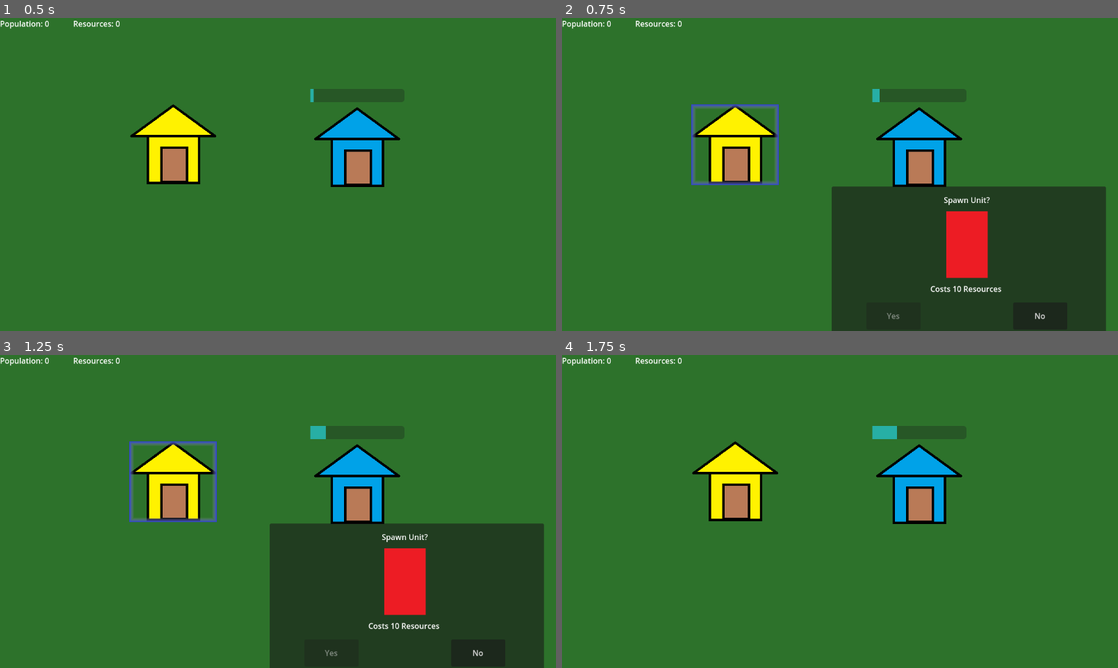
Above: before the commit, frames 1-4 (two rows, left to right).
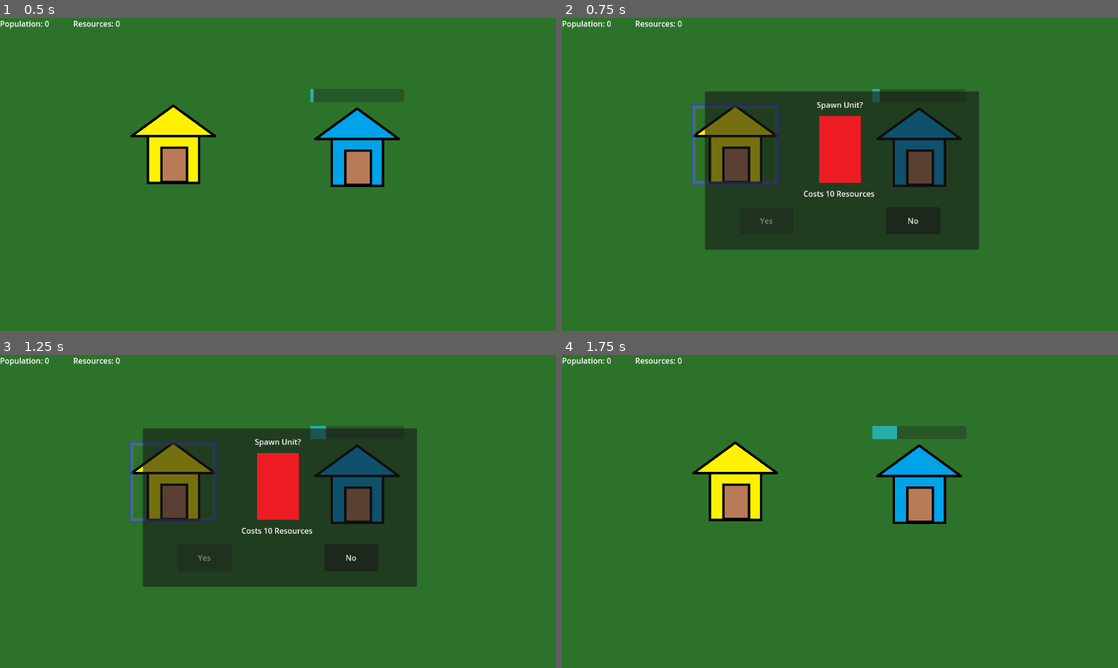
Above: after the commit, the same moments.

Repository: slowingwand28/Godot-Projects
Game: Godot game, scene res://World/world.tscn
The game is run twice, just before and just after one commit, with the same random seed, the same clock (stepped at 60 frames per second) and the same inputs. The project has no main scene, so this scene is started directly.
Inputs (mouse positions are in pixels of both pictures, inside the frame that each line leads up to):
- Up to frame 1 (0.5 s): no input
- Up to frame 2 (0.75 s): tap Enter at 0.5 s; move the mouse to (734, 158) at 0.52 s; press the mouse at (734, 158) at 0.53 s
- Up to frame 3 (1.25 s): no input
- Up to frame 4 (1.75 s): release the mouse at (734, 495) at 1.25 s; click "No" at 1.25 s

Frame 1 is identical in both runs. In frame 2, 37% of the frame differs, in the area x 25-98%, y 23-100%; in frame 3, 37%; in frame 4, nothing differs.

Commit message:
slight tweeks

Diff:
--- a/rts-game/Faction1/Buildings/Test unit spawner/unit_spawner.gd
+++ b/rts-game/Faction1/Buildings/Test unit spawner/unit_spawner.gd
@@ -31,10 +31,11 @@
 	mouseEntered = false
 
 func openMenu():
-	if not self.has_node("Unit Spawn Menu"):
+	var path = get_tree().get_root().get_node("World/UI")
+	if not path.has_node("Unit Spawn Menu"):
 		var spawnMenu = menu.instantiate()
 		spawnMenu.housePos = position
-		self.add_child(spawnMenu)
+		path.add_child(spawnMenu)
 
 
 func startTimer():
--- a/rts-game/Game/Menus/unit_spawn_menu.tscn
+++ b/rts-game/Game/Menus/unit_spawn_menu.tscn
@@ -5,44 +5,50 @@
 
 [node name="Unit Spawn Menu" type="Node2D"]
 z_index = 1
+position = Vector2(576, 320)
 script = ExtResource("1_rafii")
 
 [node name="Panel" type="Panel" parent="."]
-offset_left = 200.0
-offset_top = 56.0
-offset_right = 768.0
-offset_bottom = 384.0
+offset_left = -280.0
+offset_top = -168.0
+offset_right = 288.0
+offset_bottom = 160.0
+metadata/_edit_use_anchors_ = true
 
 [node name="Label" type="Label" parent="."]
-offset_left = 432.0
-offset_top = 72.0
-offset_right = 528.0
-offset_bottom = 95.0
+offset_left = -48.0
+offset_top = -152.0
+offset_right = 48.0
+offset_bottom = -129.0
 text = "Spawn Unit?"
+metadata/_edit_use_anchors_ = true
 
 [node name="Label2" type="Label" parent="."]
-offset_left = 400.0
-offset_top = 256.0
-offset_right = 560.0
-offset_bottom = 279.0
+offset_left = -80.0
+offset_top = 32.0
+offset_right = 80.0
+offset_bottom = 55.0
 text = " Costs 10 Resources"
+metadata/_edit_use_anchors_ = true
 
 [node name="Yes" type="Button" parent="."]
-offset_left = 272.0
-offset_top = 296.0
-offset_right = 384.0
-offset_bottom = 352.0
+offset_left = -208.0
+offset_top = 72.0
+offset_right = -96.0
+offset_bottom = 128.0
 text = "Yes"
+metadata/_edit_use_anchors_ = true
 
 [node name="No" type="Button" parent="."]
-offset_left = 576.0
-offset_top = 296.0
-offset_right = 688.0
-offset_bottom = 352.0
+offset_left = 96.0
+offset_top = 72.0
+offset_right = 208.0
+offset_bottom = 128.0
 text = "No"
+metadata/_edit_use_anchors_ = true
 
 [node name="Placeholder Sprite" type="Sprite2D" parent="."]
-position = Vector2(480, 176)
+position = Vector2(0, -48)
 scale = Vector2(2, 2)
 texture = ExtResource("2_ulvqr")
 
--- a/rts-game/World/world.tscn
+++ b/rts-game/World/world.tscn
@@ -20,6 +20,7 @@
 offset_bottom = 710.0
 mouse_filter = 1
 color = Color(0.177237, 0.445823, 0.169808, 1)
+metadata/_edit_use_anchors_ = true
 
 [node name="Camera" type="Camera2D" parent="."]
 position = Vector2(577, 324)
